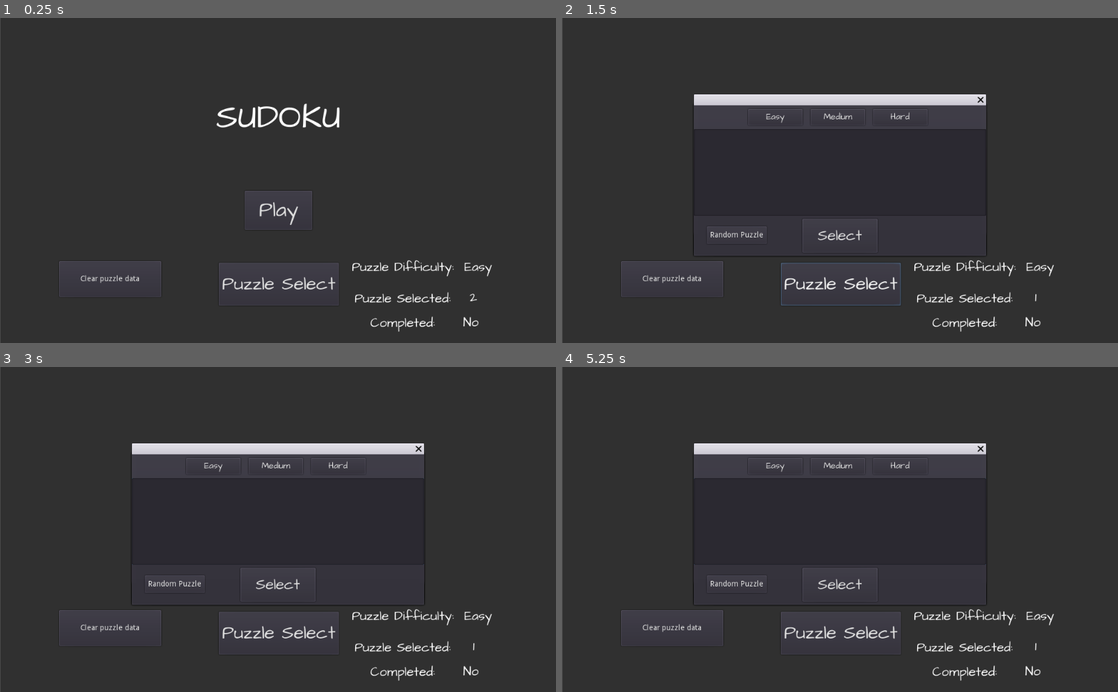
Above: before the commit, frames 1-4 (two rows, left to right).
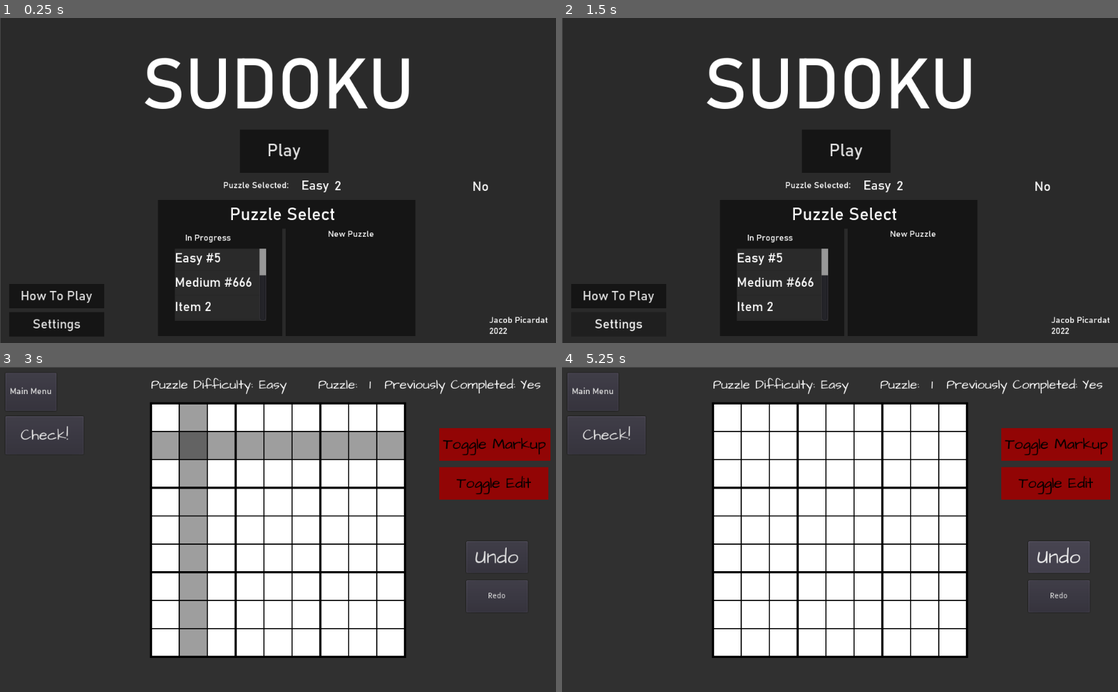
Above: after the commit, the same moments.

Repository: picardatjp/sudoku1
Game: Godot game, scene res://Scenes/Main Menu.tscn
Two runs of this game, one before a commit and one after it. Both use one fixed random seed, a clock stepped at 60 frames per second and the inputs below.
Inputs (mouse positions are in pixels of both pictures, inside the frame that each line leads up to):
- Up to frame 1 (0.25 s): no input
- Up to frame 2 (1.5 s): click (840, 284) at 0.5 s, where only the run before the commit has a clickable "Puzzle Select"; click (617, 323) at 1.25 s, where only the run after the commit has a clickable "Settings"
- Up to frame 3 (3 s): click (55, 646) at 2 s, where only the run after the commit has a clickable "How To Play"; click "Play" at 2.75 s
- Up to frame 4 (5.25 s): click (595, 393) at 3.5 s, where only the run after the commit has a clickable "Main Menu"; click "Play" at 4.25 s; click (1056, 555) at 5 s, where only the run after the commit has a clickable "Undo"

The runs differ from the first frame. In frame 1, 26% of the frame differs, in the area x 1-99%, y 12-98%; in frame 2, 28%; in frame 3, 42%; in frame 4, 43%, in the area x 1-99%, y 1-97%.
Error in both runs: Invalid get index '0' (on base: 'Dictionary'). (res://Scenes/Main)

Commit message:
not sure

Diff:
--- a/Fonts/my_font.tres
+++ b/Fonts/my_font.tres
@@ -1,7 +1,7 @@
 [gd_resource type="DynamicFont" load_steps=2 format=2]
 
-[ext_resource path="res://Fonts/ArchitectsDaughter-Regular.ttf" type="DynamicFontData" id=1]
+[ext_resource path="res://Fonts/bahnschrift.ttf" type="DynamicFontData" id=1]
 
 [resource]
-size = 37
+size = 32
 font_data = ExtResource( 1 )
--- a/Scenes/Game.tscn
+++ b/Scenes/Game.tscn
@@ -1,9 +1,9 @@
-[gd_scene load_steps=15 format=2]
+[gd_scene load_steps=16 format=2]
 
 [ext_resource path="res://Scenes/Control.gd" type="Script" id=1]
 [ext_resource path="res://sudoku_board.png" type="Texture" id=2]
 [ext_resource path="res://Fonts/ArchitectsDaughter-Regular.ttf" type="DynamicFontData" id=3]
-[ext_resource path="res://Fonts/my_font.tres" type="DynamicFont" id=4]
+[ext_resource path="res://Fonts/bahnschrift.ttf" type="DynamicFontData" id=4]
 
 [sub_resource type="StyleBoxFlat" id=1]
 bg_color = Color( 0.537255, 0.0235294, 0.0235294, 1 )
@@ -26,14 +26,17 @@
 bg_color = Color( 0.0235294, 0.576471, 0.0235294, 1 )
 
 [sub_resource type="DynamicFont" id=8]
+font_data = ExtResource( 4 )
+
+[sub_resource type="DynamicFont" id=9]
 size = 28
 font_data = ExtResource( 3 )
 
-[sub_resource type="DynamicFont" id=9]
+[sub_resource type="DynamicFont" id=10]
 size = 37
 font_data = ExtResource( 3 )
 
-[sub_resource type="DynamicFont" id=10]
+[sub_resource type="DynamicFont" id=11]
 size = 24
 font_data = ExtResource( 3 )
 
@@ -160,7 +163,7 @@
 margin_right = 104.0
 margin_bottom = 80.0
 focus_mode = 0
-custom_fonts/font = ExtResource( 4 )
+custom_fonts/font = SubResource( 8 )
 custom_colors/font_color_disabled = Color( 0, 0, 0, 1 )
 enabled_focus_mode = 0
 text = "Main Menu"
--- a/Scenes/Main Menu.gd
+++ b/Scenes/Main Menu.gd
@@ -119,3 +119,12 @@
 	puzzle_selected =  randi()%(puzzles[str(difficulty_selected)].size())+1
 	Globals.puzzle_num = puzzle_selected
 	puzzle_select_popup.visible = false
+
+
+
+func _on_How_to_button_pressed():
+	pass # Replace with function body.
+
+
+func _on_Settings_button_pressed():
+	pass # Replace with function body.
--- a/Scenes/Main Menu.tscn
+++ b/Scenes/Main Menu.tscn
@@ -1,31 +1,41 @@
-[gd_scene load_steps=13 format=2]
+[gd_scene load_steps=29 format=2]
 
 [ext_resource path="res://Scenes/Main Menu.gd" type="Script" id=1]
 [ext_resource path="res://Fonts/ArchitectsDaughter-Regular.ttf" type="DynamicFontData" id=2]
+[ext_resource path="res://Fonts/my_font.tres" type="DynamicFont" id=3]
+[ext_resource path="res://Fonts/bahnschrift.ttf" type="DynamicFontData" id=4]
+[ext_resource path="res://Themes/new_theme.tres" type="Theme" id=5]
 
 [sub_resource type="DynamicFont" id=1]
-size = 62
-font_data = ExtResource( 2 )
+size = 130
+font_data = ExtResource( 4 )
+
+[sub_resource type="StyleBoxFlat" id=25]
+bg_color = Color( 0.12549, 0.12549, 0.12549, 1 )
+
+[sub_resource type="StyleBoxFlat" id=21]
+bg_color = Color( 0.0862745, 0.0862745, 0.0862745, 1 )
 
 [sub_resource type="DynamicFont" id=2]
-size = 39
-font_data = ExtResource( 2 )
+font_data = ExtResource( 4 )
 
 [sub_resource type="DynamicFont" id=3]
 size = 24
-font_data = ExtResource( 2 )
+font_data = ExtResource( 4 )
 
 [sub_resource type="DynamicFont" id=4]
-size = 34
-font_data = ExtResource( 2 )
+font_data = ExtResource( 4 )
+
+[sub_resource type="StyleBoxFlat" id=14]
+bg_color = Color( 0.0862745, 0.0862745, 0.0862745, 1 )
 
 [sub_resource type="DynamicFont" id=5]
+font_data = ExtResource( 4 )
+
+[sub_resource type="DynamicFont" id=6]
 size = 28
 font_data = ExtResource( 2 )
 
-[sub_resource type="DynamicFont" id=6]
-font_data = ExtResource( 2 )
-
 [sub_resource type="DynamicFont" id=7]
 font_data = ExtResource( 2 )
 
@@ -33,12 +43,44 @@
 font_data = ExtResource( 2 )
 
 [sub_resource type="DynamicFont" id=9]
-size = 24
 font_data = ExtResource( 2 )
 
 [sub_resource type="DynamicFont" id=10]
 size = 24
-font_data = ExtResource( 2 )
+font_data = ExtResource( 4 )
+
+[sub_resource type="DynamicFont" id=11]
+size = 24
+font_data = ExtResource( 4 )
+
+[sub_resource type="StyleBoxFlat" id=15]
+bg_color = Color( 0.0862745, 0.0862745, 0.0862745, 1 )
+
+[sub_resource type="DynamicFont" id=12]
+font_data = ExtResource( 4 )
+
+[sub_resource type="StyleBoxFlat" id=22]
+bg_color = Color( 0.12549, 0.12549, 0.12549, 1 )
+
+[sub_resource type="StyleBoxFlat" id=16]
+bg_color = Color( 0.0862745, 0.0862745, 0.0862745, 1 )
+
+[sub_resource type="DynamicFont" id=17]
+size = 24
+font_data = ExtResource( 4 )
+
+[sub_resource type="DynamicFont" id=19]
+font_data = ExtResource( 4 )
+
+[sub_resource type="StyleBoxFlat" id=23]
+bg_color = Color( 0.12549, 0.12549, 0.12549, 1 )
+
+[sub_resource type="DynamicFont" id=18]
+size = 32
+font_data = ExtResource( 4 )
+
+[sub_resource type="DynamicFont" id=26]
+font_data = ExtResource( 4 )
 
 [node name="Main Menu" type="Control"]
 script = ExtResource( 1 )
@@ -50,7 +92,7 @@
 margin_left = 1.25992
 margin_right = 1025.26
 margin_bottom = 600.0
-color = Color( 0.192157, 0.192157, 0.192157, 1 )
+color = Color( 0.168627, 0.168627, 0.168627, 1 )
 __meta__ = {
 "_edit_use_anchors_": false
 }
@@ -58,46 +100,56 @@
 [node name="Sudoku_label" type="Label" parent="ColorRect"]
 anchor_left = 0.5
 anchor_right = 0.5
-margin_left = -128.5
-margin_top = 125.0
-margin_right = 128.5
-margin_bottom = 242.0
+margin_left = -252.152
+margin_top = 56.1675
+margin_right = 249.848
+margin_bottom = 202.168
 custom_fonts/font = SubResource( 1 )
 text = "SUDOKU"
 align = 1
 valign = 1
+__meta__ = {
+"_edit_use_anchors_": false
+}
 
 [node name="Play_button" type="Button" parent="ColorRect"]
 anchor_left = 0.5
 anchor_top = 0.5
 anchor_right = 0.5
 anchor_bottom = 0.5
-margin_left = -62.0
-margin_top = 19.0
-margin_right = 62.0
-margin_bottom = 91.0
+margin_left = -71.0001
+margin_top = -94.0
+margin_right = 91.9999
+margin_bottom = -14.0
+focus_mode = 0
+custom_styles/hover = SubResource( 25 )
+custom_styles/pressed = SubResource( 25 )
+custom_styles/disabled = SubResource( 21 )
+custom_styles/normal = SubResource( 21 )
+custom_fonts/font = ExtResource( 3 )
+enabled_focus_mode = 0
+text = "Play"
+__meta__ = {
+"_edit_use_anchors_": false
+}
+
+[node name="Label1" type="Label" parent="ColorRect"]
+margin_left = 410.446
+margin_top = 300.57
+margin_right = 535.446
+margin_bottom = 334.57
 custom_fonts/font = SubResource( 2 )
-text = "Play"
-__meta__ = {
-"_edit_use_anchors_": false
-}
-
-[node name="Label1" type="Label" parent="ColorRect"]
-margin_left = 651.823
-margin_top = 500.918
-margin_right = 828.823
-margin_bottom = 534.918
-custom_fonts/font = SubResource( 3 )
 text = "Puzzle Selected:"
 __meta__ = {
 "_edit_use_anchors_": false
 }
 
 [node name="Label3" type="Label" parent="ColorRect"]
-margin_left = 651.823
-margin_top = 545.918
-margin_right = 828.823
-margin_bottom = 579.918
+visible = false
+margin_left = 701.574
+margin_top = 298.674
+margin_right = 878.574
+margin_bottom = 332.674
 custom_fonts/font = SubResource( 3 )
 text = "Completed:"
 align = 1
@@ -106,21 +158,22 @@
 }
 
 [node name="Label2" type="Label" parent="ColorRect"]
-margin_left = 647.211
-margin_top = 442.898
-margin_right = 835.211
-margin_bottom = 476.898
-custom_fonts/font = SubResource( 3 )
+visible = false
+margin_left = 722.62
+margin_top = 200.735
+margin_right = 864.62
+margin_bottom = 234.735
+custom_fonts/font = SubResource( 4 )
 text = "Puzzle Difficulty:"
 __meta__ = {
 "_edit_use_anchors_": false
 }
 
 [node name="Completed_label" type="Label" parent="ColorRect"]
-margin_left = 852.103
-margin_top = 545.418
-margin_right = 887.103
-margin_bottom = 579.418
+margin_left = 869.246
+margin_top = 298.866
+margin_right = 904.246
+margin_bottom = 332.866
 custom_fonts/font = SubResource( 3 )
 text = "No"
 __meta__ = {
@@ -128,15 +181,17 @@
 }
 
 [node name="Puzzle_select_button" type="Button" parent="ColorRect"]
+visible = false
 anchor_left = 0.5
 anchor_top = 1.0
 anchor_right = 0.5
 anchor_bottom = 1.0
-margin_left = -110.5
-margin_top = -148.0
-margin_right = 110.5
-margin_bottom = -69.0
-custom_fonts/font = SubResource( 4 )
+margin_left = -466.621
+margin_top = -354.533
+margin_right = -299.621
+margin_bottom = -275.533
+custom_styles/normal = SubResource( 14 )
+custom_fonts/font = SubResource( 5 )
 text = "Puzzle Select"
 __meta__ = {
 "_edit_use_anchors_": false
@@ -177,7 +232,7 @@
 margin_top = 7.0
 margin_right = 46.0
 margin_bottom = 37.0
-custom_fonts/font = SubResource( 6 )
+custom_fonts/font = SubResource( 7 )
 text = "Medium"
 __meta__ = {
 "_edit_use_anchors_": false
@@ -188,7 +243,7 @@
 margin_top = 7.0
 margin_right = 430.0
 margin_bottom = 37.0
-custom_fonts/font = SubResource( 7 )
+custom_fonts/font = SubResource( 8 )
 text = "Hard"
 
 [node name="List" type="ItemList" parent="ColorRect/Puzzle_select_popup"]
@@ -204,7 +259,7 @@
 margin_top = 7.0
 margin_right = 200.0
 margin_bottom = 37.0
-custom_fonts/font = SubResource( 8 )
+custom_fonts/font = SubResource( 9 )
 text = "Easy"
 __meta__ = {
 "_edit_use_anchors_": false
@@ -218,11 +273,11 @@
 text = "Random Puzzle"
 
 [node name="Puzzle_selected_label" type="Label" parent="ColorRect"]
-margin_left = 855.835
-margin_top = 498.583
-margin_right = 886.835
-margin_bottom = 532.583
-custom_fonts/font = SubResource( 9 )
+margin_left = 605.503
+margin_top = 293.792
+margin_right = 636.503
+margin_bottom = 327.792
+custom_fonts/font = SubResource( 10 )
 text = "2"
 align = 1
 valign = 1
@@ -231,11 +286,11 @@
 }
 
 [node name="Puzzle_selected_difficulty" type="Label" parent="ColorRect"]
-margin_left = 854.072
-margin_top = 442.898
-margin_right = 905.072
-margin_bottom = 476.898
-custom_fonts/font = SubResource( 10 )
+margin_left = 554.332
+margin_top = 293.424
+margin_right = 605.332
+margin_bottom = 327.424
+custom_fonts/font = SubResource( 11 )
 text = "Easy"
 align = 1
 valign = 1
@@ -244,11 +299,17 @@
 }
 
 [node name="Clear_puzzle_data_button" type="Button" parent="ColorRect"]
-margin_left = 108.464
-margin_top = 448.58
-margin_right = 296.464
-margin_bottom = 514.58
+visible = false
+margin_left = 36.168
+margin_top = 134.864
+margin_right = 216.168
+margin_bottom = 200.864
+custom_styles/normal = SubResource( 15 )
+custom_fonts/font = SubResource( 12 )
 text = "Clear puzzle data"
+__meta__ = {
+"_edit_use_anchors_": false
+}
 
 [node name="ConfirmationDialog" type="ConfirmationDialog" parent="ColorRect"]
 anchor_left = 0.5
@@ -263,6 +324,127 @@
        progress on this puzzle?"
 __meta__ = {
 "_editor_description_": ""
+}
+
+[node name="Settings_button" type="Button" parent="ColorRect"]
+margin_left = 16.0
+margin_top = 543.0
+margin_right = 191.0
+margin_bottom = 588.0
+rect_pivot_offset = Vector2( 121, 105.593 )
+focus_mode = 0
+custom_styles/hover = SubResource( 22 )
+custom_styles/pressed = SubResource( 22 )
+custom_styles/disabled = SubResource( 16 )
+custom_styles/normal = SubResource( 16 )
+custom_fonts/font = SubResource( 17 )
+enabled_focus_mode = 0
+text = "Settings"
+__meta__ = {
+"_edit_use_anchors_": false
+}
+
+[node name="Name_label" type="Label" parent="ColorRect"]
+margin_left = 900.0
+margin_top = 550.0
+margin_right = 1008.0
+margin_bottom = 587.0
+custom_fonts/font = SubResource( 19 )
+text = "Jacob Picardat
+2022"
+__meta__ = {
+"_edit_use_anchors_": false
+}
+
+[node name="How_to_button" type="Button" parent="ColorRect"]
+margin_left = 16.0
+margin_top = 491.0
+margin_right = 191.0
+margin_bottom = 536.0
+rect_pivot_offset = Vector2( 121, 105.593 )
+focus_mode = 0
+custom_styles/hover = SubResource( 23 )
+custom_styles/pressed = SubResource( 23 )
+custom_styles/disabled = SubResource( 16 )
+custom_styles/normal = SubResource( 16 )
+custom_fonts/font = SubResource( 17 )
+enabled_focus_mode = 0
+text = "How To Play"
+__meta__ = {
+"_edit_use_anchors_": false
+}
+
+[node name="black_box1" type="ColorRect" parent="ColorRect"]
+margin_left = 290.0
+margin_top = 336.0
+margin_right = 764.0
+margin_bottom = 587.0
+color = Color( 0.0862745, 0.0862745, 0.0862745, 1 )
+__meta__ = {
+"_edit_use_anchors_": false
+}
+
+[node name="skinny_gray_line" type="ColorRect" parent="ColorRect"]
+margin_left = 519.0
+margin_top = 389.0
+margin_right = 525.0
+margin_bottom = 592.0
+color = Color( 0.168627, 0.168627, 0.168627, 1 )
+__meta__ = {
+"_edit_use_anchors_": false
+}
+
+[node name="Puzzle_select_label" type="Label" parent="ColorRect"]
+margin_left = 421.553
+margin_top = 346.57
+margin_right = 615.553
+margin_bottom = 379.57
+custom_fonts/font = SubResource( 18 )
+text = "Puzzle Select"
+__meta__ = {
+"_edit_use_anchors_": false
+}
+
+[node name="Label5" type="Label" parent="ColorRect"]
+margin_left = 603.471
+margin_top = 391.493
+margin_right = 688.471
+margin_bottom = 408.493
+custom_fonts/font = SubResource( 26 )
+text = "New Puzzle"
+__meta__ = {
+"_edit_use_anchors_": false
+}
+
+[node name="Label4" type="Label" parent="ColorRect"]
+margin_left = 340.179
+margin_top = 398.135
+margin_right = 380.179
+margin_bottom = 412.135
+custom_fonts/font = SubResource( 26 )
+text = "In Progress"
+
+[node name="ItemList" type="ItemList" parent="."]
+margin_left = 322.0
+margin_top = 426.0
+margin_right = 490.0
+margin_bottom = 559.0
+rect_min_size = Vector2( 80, 80 )
+theme = ExtResource( 5 )
+items = [ "Easy #5", null, false, "Medium #666", null, false, "Item 2", null, false, "Item 3", null, false, "Item 4", null, false, "Item 5", null, false, "Item 6", null, false, "Item 7", null, false ]
+same_column_width = true
+__meta__ = {
+"_edit_use_anchors_": false
+}
+
+[node name="Control" type="Control" parent="."]
+margin_left = 243.499
+margin_top = 288.58
+margin_right = 406.499
+margin_bottom = 413.58
+theme = ExtResource( 5 )
+__meta__ = {
+"_edit_use_anchors_": false
 }
 
 [connection signal="pressed" from="ColorRect/Play_button" to="." method="_on_Play_button_pressed"]
@@ -275,3 +457,5 @@
 [connection signal="pressed" from="ColorRect/Puzzle_select_popup/random_button" to="." method="_on_random_button_pressed"]
 [connection signal="pressed" from="ColorRect/Clear_puzzle_data_button" to="." method="_on_Clear_puzzle_data_button_pressed"]
 [connection signal="confirmed" from="ColorRect/ConfirmationDialog" to="." method="_on_ConfirmationDialog_confirmed"]
+[connection signal="pressed" from="ColorRect/Settings_button" to="." method="_on_Settings_button_pressed"]
+[connection signal="pressed" from="ColorRect/How_to_button" to="." method="_on_How_to_button_pressed"]
--- /dev/null
+++ b/Themes/new_theme.tres
@@ -0,0 +1,78 @@
+[gd_resource type="Theme" load_steps=11 format=2]
+
+[ext_resource path="res://Fonts/bahnschrift.ttf" type="DynamicFontData" id=1]
+
+[sub_resource type="StyleBoxFlat" id=1]
+bg_color = Color( 0.0862745, 0.0862745, 0.0862745, 1 )
+
+[sub_resource type="StyleBoxFlat" id=2]
+bg_color = Color( 0.12549, 0.12549, 0.12549, 1 )
+
+[sub_resource type="DynamicFont" id=6]
+size = 24
+font_data = ExtResource( 1 )
+
+[sub_resource type="StyleBoxFlat" id=7]
+bg_color = Color( 0.168627, 0.168627, 0.168627, 1 )
+
+[sub_resource type="StyleBoxFlat" id=8]
+bg_color = Color( 0.12549, 0.12549, 0.12549, 1 )
+
+[sub_resource type="StyleBoxFlat" id=9]
+bg_color = Color( 0.12549, 0.12549, 0.12549, 1 )
+
+[sub_resource type="DynamicFont" id=3]
+font_data = ExtResource( 1 )
+
+[sub_resource type="StyleBoxFlat" id=4]
+
+[sub_resource type="DynamicFont" id=5]
+font_data = ExtResource( 1 )
+
+[resource]
+default_font = SubResource( 5 )
+Button/colors/font_color = Color( 0.878431, 0.878431, 0.878431, 1 )
+Button/colors/font_color_disabled = Color( 0.9, 0.9, 0.9, 0.2 )
+Button/colors/font_color_hover = Color( 0.941176, 0.941176, 0.941176, 1 )
+Button/colors/font_color_pressed = Color( 1, 1, 1, 1 )
+Button/constants/hseparation = 2
+Button/fonts/font = null
+Button/styles/disabled = SubResource( 1 )
+Button/styles/focus = null
+Button/styles/hover = SubResource( 2 )
+Button/styles/normal = SubResource( 1 )
+Button/styles/pressed = SubResource( 2 )
+ItemList/colors/font_color = Color( 1, 1, 1, 1 )
+ItemList/colors/font_color_selected = Color( 1, 1, 1, 1 )
+ItemList/colors/guide_color = Color( 0, 0, 0, 0.1 )
+ItemList/constants/hseparation = 4
+ItemList/constants/icon_margin = 4
+ItemList/constants/line_separation = 2
+ItemList/constants/vseparation = 10
+ItemList/fonts/font = SubResource( 6 )
+ItemList/styles/bg = SubResource( 7 )
+ItemList/styles/bg_focus = SubResource( 8 )
+ItemList/styles/cursor = null
+ItemList/styles/cursor_unfocused = null
+ItemList/styles/selected = SubResource( 9 )
+ItemList/styles/selected_focus = null
+Label/colors/font_color = Color( 1, 1, 1, 1 )
+Label/colors/font_color_shadow = Color( 0, 0, 0, 0 )
+Label/colors/font_outline_modulate = Color( 1, 1, 1, 1 )
+Label/constants/line_spacing = 3
+Label/constants/shadow_as_outline = 0
+Label/constants/shadow_offset_x = 1
+Label/constants/shadow_offset_y = 1
+Label/fonts/font = SubResource( 3 )
+Label/styles/normal = null
+ScrollContainer/styles/bg = null
+VBoxContainer/constants/separation = 4
+VScrollBar/icons/decrement = null
+VScrollBar/icons/decrement_highlight = null
+VScrollBar/icons/increment = null
+VScrollBar/icons/increment_highlight = null
+VScrollBar/styles/grabber = SubResource( 4 )
+VScrollBar/styles/grabber_highlight = SubResource( 4 )
+VScrollBar/styles/grabber_pressed = SubResource( 4 )
+VScrollBar/styles/scroll = null
+VScrollBar/styles/scroll_focus = null
Binary file added: Fonts/bahnschrift.ttf
Not shown: 9 places in Scenes/Game.tscn that only renumber resources
Not shown: 1 places in Scenes/Main Menu.tscn that only renumber resources
Not shown, added: todo.txt
